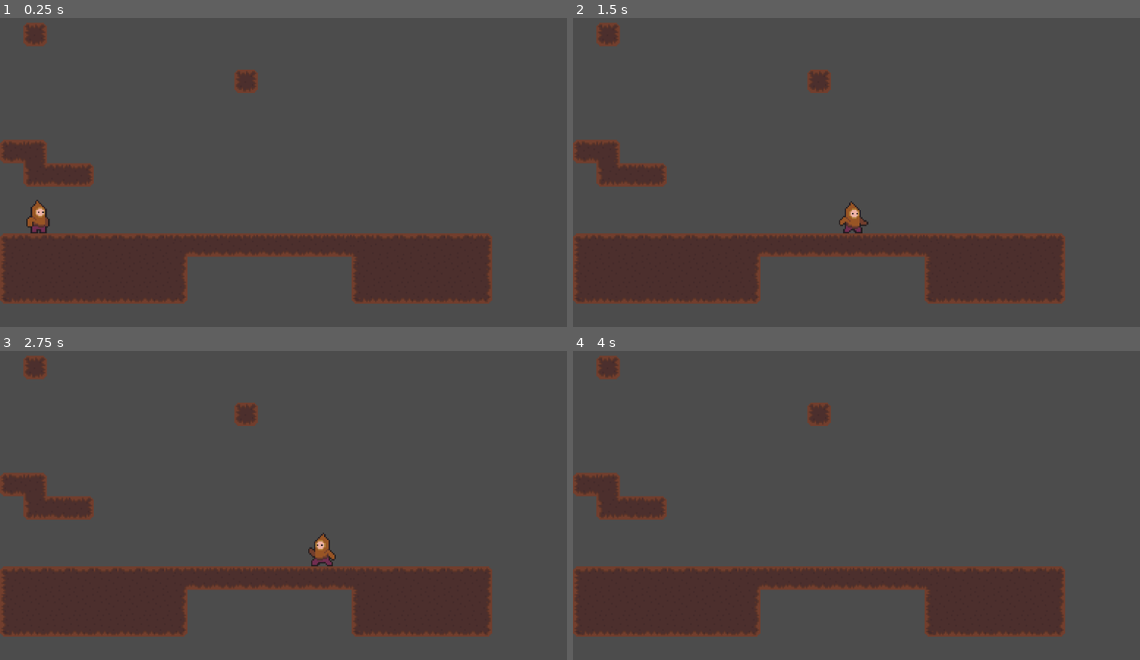
Above: before the commit, frames 1-4 (two rows, left to right).
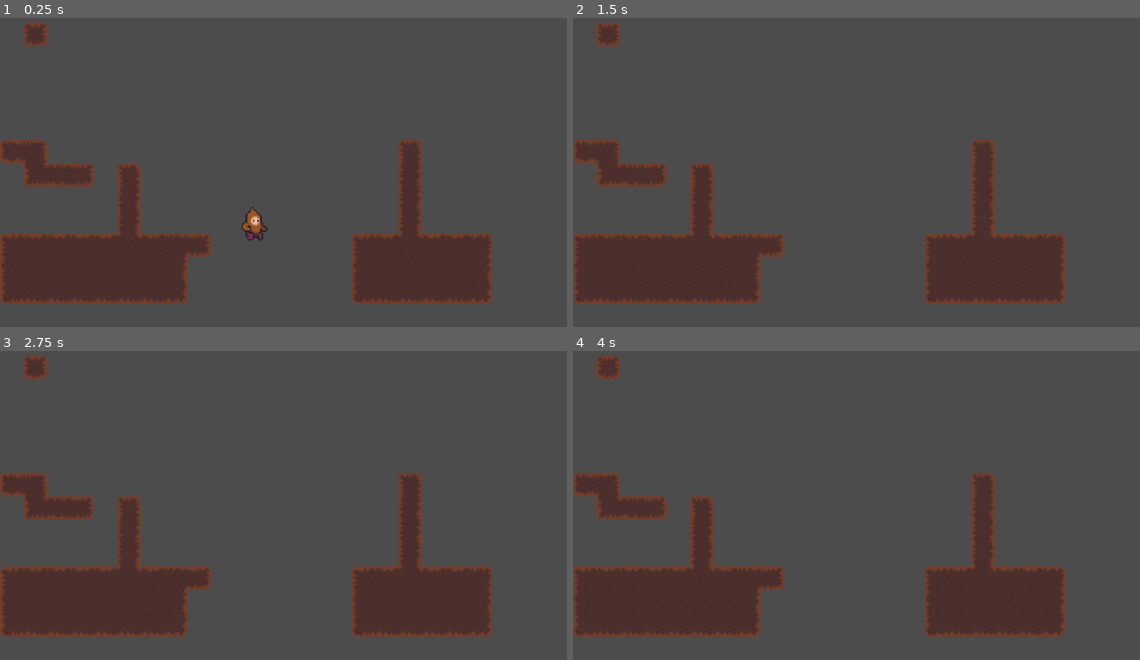
Above: after the commit, the same moments.

Repository: PaulStamas/Manlet
Game: Godot game, scene res://Main.tscn
The game is run twice, just before and just after one commit, with the same random seed, the same clock (stepped at 60 frames per second) and the same inputs.
Inputs:
- Up to frame 1 (0.25 s): no input
- Up to frame 2 (1.5 s): hold Right (ui_right) from 0.53 s (still down); tap Up (ui_up) at 0.77 s
- Up to frame 3 (2.75 s): tap Up (ui_up) at 1.52 s; release Right (ui_right) at 2.03 s; hold Left (ui_left) from 2.03 s (still down)
- Up to frame 4 (4 s): release Left (ui_left) at 2.78 s; hold Right (ui_right) from 2.78 s (still down); tap Up (ui_up) at 3.02, 3.77 s

The runs differ from the first frame. In frame 1, 5.0% of the frame differs, in the area x 4-75%, y 16-78%; in frame 2, 4.7%; in frame 3, 4.8%; in frame 4, 4.4%.

Commit message:
fixed swinging collisions

Diff:
--- a/Manlet 0.1/Main.tscn
+++ b/Manlet 0.1/Main.tscn
@@ -1,37 +1,11 @@
-[gd_scene load_steps=6 format=2]
+[gd_scene load_steps=3 format=2]
 
 [ext_resource path="res://Manlet.tscn" type="PackedScene" id=1]
-[ext_resource path="res://Rope.gd" type="Script" id=3]
-[ext_resource path="res://Art/HookShot/pixil-frame-0 (3).png" type="Texture" id=4]
 [ext_resource path="res://DirtTile.tres" type="TileSet" id=5]
-
-[sub_resource type="TileSet" id=1]
-0/name = "RopeSegment"
-0/texture = ExtResource( 4 )
-0/tex_offset = Vector2( 0, 0 )
-0/modulate = Color( 1, 1, 1, 1 )
-0/region = Rect2( 0, 0, 30, 30 )
-0/tile_mode = 0
-0/occluder_offset = Vector2( 0, 0 )
-0/navigation_offset = Vector2( 0, 0 )
-0/shape_offset = Vector2( 0, 0 )
-0/shape_transform = Transform2D( 1, 0, 0, 1, 0, 0 )
-0/shape_one_way = false
-0/shape_one_way_margin = 0.0
-0/shapes = [  ]
-0/z_index = 0
 
 [node name="Node2D" type="Node2D"]
 
 [node name="Manlet" parent="." instance=ExtResource( 1 )]
-position = Vector2( 70.3839, 371.422 )
-
-[node name="Rope" type="TileMap" parent="."]
-scale = Vector2( 0.25, 0.25 )
-tile_set = SubResource( 1 )
-cell_size = Vector2( 10, 10 )
-format = 1
-script = ExtResource( 3 )
 
 [node name="TileMap" type="TileMap" parent="."]
 scale = Vector2( 0.25, 0.25 )
@@ -39,4 +13,4 @@
 cell_size = Vector2( 160, 160 )
 cell_custom_transform = Transform2D( 0, 0, 0, 0, 0, 0 )
 format = 1
-tile_data = PoolIntArray( 131073, 0, 65542, 262154, 0, 65542, 458752, 0, 4, 458753, 0, 327681, 524289, 0, 393216, 524290, 0, 5, 524291, 0, 6, 720896, 0, 0, 720897, 0, 1, 720898, 0, 1, 720899, 0, 1, 720900, 0, 1, 720901, 0, 1, 720902, 0, 1, 720903, 0, 196610, 720904, 0, 5, 720905, 0, 5, 720906, 0, 5, 720907, 0, 5, 720908, 0, 5, 720909, 0, 5, 720910, 0, 5, 720911, 0, 196609, 720912, 0, 1, 720913, 0, 1, 720914, 0, 1, 720915, 0, 1, 720916, 0, …(522 unchanged characters)…
+tile_data = PoolIntArray( 131073, 0, 65542, 458752, 0, 4, 458753, 0, 327681, 458769, 0, 3, 524289, 0, 393216, 524290, 0, 5, 524291, 0, 6, 524293, 0, 3, 524305, 0, 65539, 589829, 0, 65539, 589841, 0, 65539, 655365, 0, 65539, 655377, 0, 65539, 720896, 0, 0, 720897, 0, 1, 720898, 0, 1, 720899, 0, 1, 720900, 0, 1, 720901, 0, 393219, 720902, 0, 1, 720903, 0, 196610, 720904, 0, 6, 720911, 0, 0, 720912, 0, 1, 720913, 0, 393219, 720914, 0, 1, 720915, 0, 1, 720916, 0, …(522 unchanged characters)…
--- a/Manlet 0.1/Manlet.gd
+++ b/Manlet 0.1/Manlet.gd
@@ -22,7 +22,7 @@
 var last_state2 = null
 
 const GRAVITY = 30
-const AIR_FRICTION = .99
+const AIR_FRICTION = .95
 const AIR_ACCEL = 80
 const AIR_MAX_SPEED = 500
 const FLOOR_FRICTION = .85
@@ -57,21 +57,22 @@
 #Hook shot variables
 const MAX_ROPE_LENGTH = 350
 const MIN_ROPE_LENGTH = 75
-const ROPE_STRETCH = 5
 const FIRE_SPEED = 800
 var rope_init = true
-var grapple_point
 onready var hook_shot = load("res://HookShot.tscn")
-var rope_point_accel
 var hook_fire = true
 
-#Swing variable
+#Swing variables
 var angle
 var rope_length
 var swing_accel
 var swing_vel = 0
 const MAX_SWING_VEL = 0.14
 var swing_pos: Vector2
+ #swing collision
+var swing_col_check = true
+var swing_colliding = false
+
 
 var animation_finished = false
 
@@ -80,7 +81,7 @@
 	$"/root/Global".register_player(self)
 	respawn_position = position
 
-func _get_inputs():
+func _get_inputs(delta):
 	input_up = Input.is_action_pressed("ui_up")
 	input_wall_jump = Input.is_action_just_pressed("ui_up")
 	input_left = Input.is_action_pressed("ui_left")
@@ -92,11 +93,14 @@
 	input_restart = Input.is_action_just_pressed("ui_restart")
 
 	if input_restart:
+		set_state(FALL, delta)
+		set_state2(NONE)
+		velocity *= 0
 		position = respawn_position
 
 # Called every frame. 'delta' is the elapsed time since the previous frame.
 func _process(delta):
-	_get_inputs()
+	_get_inputs(delta)
 	state_transitions(delta)
 	match state:
 		IDLE:
@@ -112,12 +116,13 @@
 			shoot_hook()
 		FALL:
 			fall(delta)
+			if last_state == RUN:
+				h_movement(delta)
 			h_air_movement(delta)
 			shoot_hook()
 		ON_WALL:
 			on_wall(delta)
 			h_movement(delta)
-			shoot_hook()
 		WALL_JUMP:
 			wall_jump(delta)
 			h_movement(delta)
@@ -245,7 +250,6 @@
 					set_state(WALL_JUMP, delta)
 
 			elif state2 == HOOK_SHOT_ATTACHED:
-				print("yes")
 				set_state(SWING, delta)
 
 
@@ -261,12 +265,21 @@
 				set_state(FALL, delta)
 
 		SWING:
-			if is_on_floor():
+			#If stuck in a corner, fall and detach rope
+			if get_node("Left Check").is_colliding() and get_node("Up Check").is_colliding():
+				set_state(FALL, delta)
+				set_state2(NONE)
+			elif get_node("Right Check").is_colliding() and get_node("Up Check").is_colliding():
+				set_state(FALL, delta)
+				set_state2(NONE)
+
+			elif is_on_floor():
 				set_state(IDLE, delta)
 
 			elif input_up:
 				set_state(JUMP, delta)
 				set_state2(NONE)
+
 
 	match state2:
 		NONE:
@@ -351,12 +364,16 @@
 	#SWING H_MOVEMENT
 	if abs(swing_vel) < MAX_SWING_VEL:
 		if Input.is_action_pressed("ui_right"):
-			swing_vel -= abs(swing_vel/200)
+			swing_vel -= abs(swing_vel/175)
 			player_dir = "right"
 		elif Input.is_action_pressed("ui_left"):
 			player_dir = "left"
-			swing_vel += abs(swing_vel/200)
-
+			swing_vel += abs(swing_vel/175)
+
+	if swing_col_check:
+		if swing_colliding:
+			swing_vel *= -0.5
+			swing_col_check = false
 
 	angle += swing_vel
 
@@ -367,7 +384,12 @@
 	position = Vector2(hook_shot.position.x - swing_pos.x, hook_shot.position.y + swing_pos.y)
 
 func swing_init(pos1, pos2):
-	swing_vel = -velocity.x/6000
+	#conserving momentum coming into swing
+	if abs(velocity.x) > abs(velocity.y):
+		swing_vel = -velocity.x/6000
+	else:
+		swing_vel = velocity.y/6000
+
 	velocity *= 0
 	rope_length = sqrt(pow(pos1.x - pos2.x, 2) + pow(pos1.y - pos2.y, 2))
 	var adj = pos1.y - pos2.y
@@ -378,13 +400,11 @@
 
 func jump_init(delta):
 	if last_state == SWING:
-		velocity.x = swing_pos.y * delta * 4000 * -swing_vel
-		velocity.y = -swing_pos.x * delta * 4000 * swing_vel
+		velocity.x = swing_pos.y * delta * 4300 * -swing_vel
+		velocity.y = -swing_pos.x * delta * 4300 * swing_vel
 
 	else:
 			velocity.y = JUMP_VEL
-
-	print(velocity)
 
 #States2
 func hook_shot_attached():
@@ -437,6 +457,8 @@
 
 	velocity.x *= AIR_FRICTION
 
+
+#signals
 func _on_Timer_timeout():
 	float_jump_available = false
 
@@ -444,3 +466,18 @@
 func _on_AnimatedSprite_animation_finished():
 	if player_sprite.animation == "JumpStart":
 		animation_finished = true
+
+#collision signals
+func _on_Swing_Check_body_entered(body):
+	#makes exception for player
+	if body.get_name() == "Manlet":
+		return
+	swing_colliding = true
+
+
+func _on_Swing_Check_body_exited(body):
+	#makes exception for player
+	if body.get_name() == "Manlet":
+		return
+	swing_colliding = false
+	swing_col_check = true
--- a/Manlet 0.1/Manlet.tscn
+++ b/Manlet 0.1/Manlet.tscn
@@ -7,163 +7,210 @@
 [ext_resource path="res://Art/Manlet/jump/jump going down (loopable) (4)-export.png" type="Texture" id=5]
 [ext_resource path="res://Art/Manlet/jump/jump start (1)-export.png" type="Texture" id=6]
 [ext_resource path="res://Art/Manlet/jump/jump in air (2)intro.png" type="Texture" id=7]
+[ext_resource path="res://Rope.gd" type="Script" id=8]
+[ext_resource path="res://Art/HookShot/pixil-frame-0 (3).png" type="Texture" id=9]
 
 [sub_resource type="AtlasTexture" id=1]
 flags = 4
+atlas = ExtResource( 4 )
+region = Rect2( 0, 0, 250, 250 )
+
+[sub_resource type="AtlasTexture" id=2]
+flags = 4
+atlas = ExtResource( 4 )
+region = Rect2( 250, 0, 250, 250 )
+
+[sub_resource type="AtlasTexture" id=3]
+flags = 4
+atlas = ExtResource( 4 )
+region = Rect2( 500, 0, 250, 250 )
+
+[sub_resource type="AtlasTexture" id=4]
+flags = 4
 atlas = ExtResource( 6 )
 region = Rect2( 0, 0, 250, 250 )
 
-[sub_resource type="AtlasTexture" id=2]
+[sub_resource type="AtlasTexture" id=5]
 flags = 4
 atlas = ExtResource( 6 )
 region = Rect2( 250, 0, 250, 250 )
 
-[sub_resource type="AtlasTexture" id=28]
+[sub_resource type="AtlasTexture" id=6]
 flags = 4
 atlas = ExtResource( 7 )
 region = Rect2( 0, 0, 250, 250 )
 
-[sub_resource type="AtlasTexture" id=3]
+[sub_resource type="AtlasTexture" id=7]
+flags = 4
+atlas = ExtResource( 1 )
+region = Rect2( 0, 0, 250, 250 )
+
+[sub_resource type="AtlasTexture" id=8]
+flags = 4
+atlas = ExtResource( 1 )
+region = Rect2( 250, 0, 250, 250 )
+
+[sub_resource type="AtlasTexture" id=9]
+flags = 4
+atlas = ExtResource( 1 )
+region = Rect2( 500, 0, 250, 250 )
+
+[sub_resource type="AtlasTexture" id=10]
+flags = 4
+atlas = ExtResource( 1 )
+region = Rect2( 750, 0, 250, 250 )
+
+[sub_resource type="AtlasTexture" id=11]
+flags = 4
+atlas = ExtResource( 1 )
+region = Rect2( 1000, 0, 250, 250 )
+
+[sub_resource type="AtlasTexture" id=12]
+flags = 4
+atlas = ExtResource( 1 )
+region = Rect2( 1250, 0, 250, 250 )
+
+[sub_resource type="AtlasTexture" id=13]
+flags = 4
+atlas = ExtResource( 1 )
+region = Rect2( 1500, 0, 250, 250 )
+
+[sub_resource type="AtlasTexture" id=14]
+flags = 4
+atlas = ExtResource( 1 )
+region = Rect2( 1750, 0, 250, 250 )
+
+[sub_resource type="AtlasTexture" id=15]
 flags = 4
 atlas = ExtResource( 5 )
 region = Rect2( 0, 0, 250, 250 )
 
-[sub_resource type="AtlasTexture" id=5]
+[sub_resource type="AtlasTexture" id=16]
 flags = 4
 atlas = ExtResource( 5 )
 region = Rect2( 500, 0, 250, 250 )
 
-[sub_resource type="AtlasTexture" id=10]
-flags = 4
-atlas = ExtResource( 4 )
-region = Rect2( 0, 0, 250, 250 )
-
-[sub_resource type="AtlasTexture" id=11]
-flags = 4
-atlas = ExtResource( 4 )
-region = Rect2( 250, 0, 250, 250 )
-
-[sub_resource type="AtlasTexture" id=12]
-flags = 4
-atlas = ExtResource( 4 )
-region = Rect2( 500, 0, 250, 250 )
-
-[sub_resource type="AtlasTexture" id=13]
-flags = 4
-atlas = ExtResource( 2 )
-region = Rect2( 0, 0, 250, 250 )
-
-[sub_resource type="AtlasTexture" id=14]
-flags = 4
-atlas = ExtResource( 2 )
-region = Rect2( 250, 0, 250, 250 )
-
-[sub_resource type="AtlasTexture" id=15]
-flags = 4
-atlas = ExtResource( 2 )
-region = Rect2( 500, 0, 250, 250 )
-
-[sub_resource type="AtlasTexture" id=16]
+[sub_resource type="AtlasTexture" id=17]
+flags = 4
+atlas = ExtResource( 2 )
+region = Rect2( 0, 0, 250, 250 )
+
+[sub_resource type="AtlasTexture" id=18]
+flags = 4
+atlas = ExtResource( 2 )
+region = Rect2( 250, 0, 250, 250 )
+
+[sub_resource type="AtlasTexture" id=19]
+flags = 4
+atlas = ExtResource( 2 )
+region = Rect2( 500, 0, 250, 250 )
+
+[sub_resource type="AtlasTexture" id=20]
 flags = 4
 atlas = ExtResource( 2 )
 region = Rect2( 750, 0, 250, 250 )
 
-[sub_resource type="AtlasTexture" id=17]
+[sub_resource type="AtlasTexture" id=21]
 flags = 4
 atlas = ExtResource( 2 )
 region = Rect2( 1000, 0, 250, 250 )
 
-[sub_resource type="AtlasTexture" id=18]
+[sub_resource type="AtlasTexture" id=22]
 flags = 4
 atlas = ExtResource( 2 )
 region = Rect2( 1250, 0, 250, 250 )
 
-[sub_resource type="AtlasTexture" id=19]
-flags = 4
-atlas = ExtResource( 1 )
-region = Rect2( 0, 0, 250, 250 )
-
-[sub_resource type="AtlasTexture" id=20]
-flags = 4
-atlas = ExtResource( 1 )
-region = Rect2( 250, 0, 250, 250 )
-
-[sub_resource type="AtlasTexture" id=21]
-flags = 4
-atlas = ExtResource( 1 )
-region = Rect2( 500, 0, 250, 250 )
-
-[sub_resource type="AtlasTexture" id=22]
-flags = 4
-atlas = ExtResource( 1 )
-region = Rect2( 750, 0, 250, 250 )
-
-[sub_resource type="AtlasTexture" id=23]
-flags = 4
-atlas = ExtResource( 1 )
-region = Rect2( 1000, 0, 250, 250 )
-
-[sub_resource type="AtlasTexture" id=24]
-flags = 4
-atlas = ExtResource( 1 )
-region = Rect2( 1250, 0, 250, 250 )
-
-[sub_resource type="AtlasTexture" id=25]
-flags = 4
-atlas = ExtResource( 1 )
-region = Rect2( 1500, 0, 250, 250 )
-
-[sub_resource type="AtlasTexture" id=26]
-flags = 4
-atlas = ExtResource( 1 )
-region = Rect2( 1750, 0, 250, 250 )
-
-[sub_resource type="SpriteFrames" id=27]
+[sub_resource type="SpriteFrames" id=23]
 animations = [ {
-"frames": [ SubResource( 1 ), SubResource( 2 ), SubResource( 28 ) ],
+"frames": [ SubResource( 1 ), SubResource( 2 ), SubResource( 3 ) ],
+"loop": true,
+"name": "AirUp",
+"speed": 12.0
+}, {
+"frames": [ SubResource( 4 ), SubResource( 5 ), SubResource( 6 ) ],
 "loop": false,
 "name": "JumpStart",
 "speed": 40.0
 }, {
-"frames": [ SubResource( 3 ), SubResource( 5 ) ],
+"frames": [ SubResource( 7 ), SubResource( 8 ), SubResource( 9 ), SubResource( 10 ), SubResource( 11 ), SubResource( 12 ), SubResource( 13 ), SubResource( 14 ) ],
+"loop": true,
+"name": "Idle",
+"speed": 10.0
+}, {
+"frames": [ SubResource( 15 ), SubResource( 16 ) ],
 "loop": true,
 "name": "AirDown",
 "speed": 8.0
 }, {
-"frames": [ SubResource( 10 ), SubResource( 11 ), SubResource( 12 ) ],
-"loop": true,
-"name": "AirUp",
-"speed": 12.0
-}, {
-"frames": [ SubResource( 13 ), SubResource( 14 ), SubResource( 15 ), SubResource( 16 ), SubResource( 17 ), SubResource( 18 ) ],
+"frames": [ SubResource( 17 ), SubResource( 18 ), SubResource( 19 ), SubResource( 20 ), SubResource( 21 ), SubResource( 22 ) ],
 "loop": true,
 "name": "Running",
 "speed": 18.0
-}, {
-"frames": [ SubResource( 19 ), SubResource( 20 ), SubResource( 21 ), SubResource( 22 ), SubResource( 23 ), SubResource( 24 ), SubResource( 25 ), SubResource( 26 ) ],
-"loop": true,
-"name": "Idle",
-"speed": 10.0
 } ]
 
-[node name="Manlet" type="KinematicBody2D"]
-position = Vector2( 440.97, 361.57 )
+[sub_resource type="RectangleShape2D" id=25]
+extents = Vector2( 28, 30 )
+
+[sub_resource type="TileSet" id=24]
+0/name = "RopeSegment"
+0/texture = ExtResource( 9 )
+0/tex_offset = Vector2( 0, 0 )
+0/modulate = Color( 1, 1, 1, 1 )
+0/region = Rect2( 0, 0, 30, 30 )
+0/tile_mode = 0
+0/occluder_offset = Vector2( 0, 0 )
+0/navigation_offset = Vector2( 0, 0 )
+0/shape_offset = Vector2( 0, 0 )
+0/shape_transform = Transform2D( 1, 0, 0, 1, 0, 0 )
+0/shape_one_way = false
+0/shape_one_way_margin = 0.0
+0/shapes = [  ]
+0/z_index = 0
+
+[node name="Player" type="Node"]
+
+[node name="Manlet" type="KinematicBody2D" parent="."]
+position = Vector2( 433.026, 361.152 )
 script = ExtResource( 3 )
-__meta__ = {
-"_edit_group_": true
-}
-
-[node name="AnimatedSprite" type="AnimatedSprite" parent="."]
+
+[node name="AnimatedSprite" type="AnimatedSprite" parent="Manlet"]
 scale = Vector2( 0.25, 0.25 )
-frames = SubResource( 27 )
+frames = SubResource( 23 )
 animation = "AirDown"
+frame = 1
 playing = true
 
-[node name="CollisionPolygon2D" type="CollisionPolygon2D" parent="."]
+[node name="CollisionPolygon2D" type="CollisionPolygon2D" parent="Manlet"]
 position = Vector2( 1.5, 1.5 )
 scale = Vector2( 0.33, 0.33 )
 polygon = PoolVector2Array( 38, 90, -46, 90, -46, -70, 38, -70 )
 
-[node name="WallJumpTimer" type="Timer" parent="."]
-[connection signal="animation_finished" from="AnimatedSprite" to="." method="_on_AnimatedSprite_animation_finished"]
-[connection signal="timeout" from="WallJumpTimer" to="." method="_on_Timer_timeout"]
+[node name="WallJumpTimer" type="Timer" parent="Manlet"]
+
+[node name="Swing Check" type="Area2D" parent="Manlet"]
+
+[node name="CollisionShape2D" type="CollisionShape2D" parent="Manlet/Swing Check"]
+shape = SubResource( 25 )
+
+[node name="Left Check" type="RayCast2D" parent="Manlet"]
+enabled = true
+cast_to = Vector2( -50, 0 )
+
+[node name="Right Check" type="RayCast2D" parent="Manlet"]
+enabled = true
+cast_to = Vector2( 50, 0 )
+
+[node name="Up Check" type="RayCast2D" parent="Manlet"]
+enabled = true
+cast_to = Vector2( 0, -50 )
+
+[node name="Rope" type="TileMap" parent="."]
+scale = Vector2( 0.25, 0.25 )
+tile_set = SubResource( 24 )
+cell_size = Vector2( 10, 10 )
+format = 1
+script = ExtResource( 8 )
+[connection signal="animation_finished" from="Manlet/AnimatedSprite" to="Manlet" method="_on_AnimatedSprite_animation_finished"]
+[connection signal="timeout" from="Manlet/WallJumpTimer" to="Manlet" method="_on_Timer_timeout"]
+[connection signal="body_entered" from="Manlet/Swing Check" to="Manlet" method="_on_Swing_Check_body_entered"]
+[connection signal="body_exited" from="Manlet/Swing Check" to="Manlet" method="_on_Swing_Check_body_exited"]
Not shown: 1 places in Manlet 0.1/Manlet.tscn that only renumber resources
